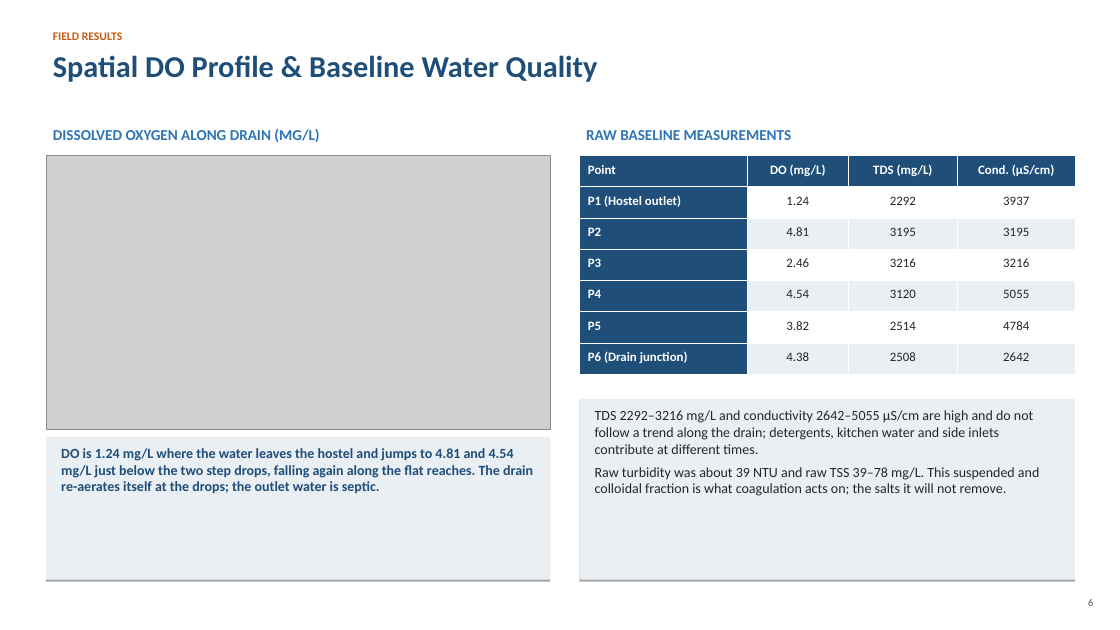
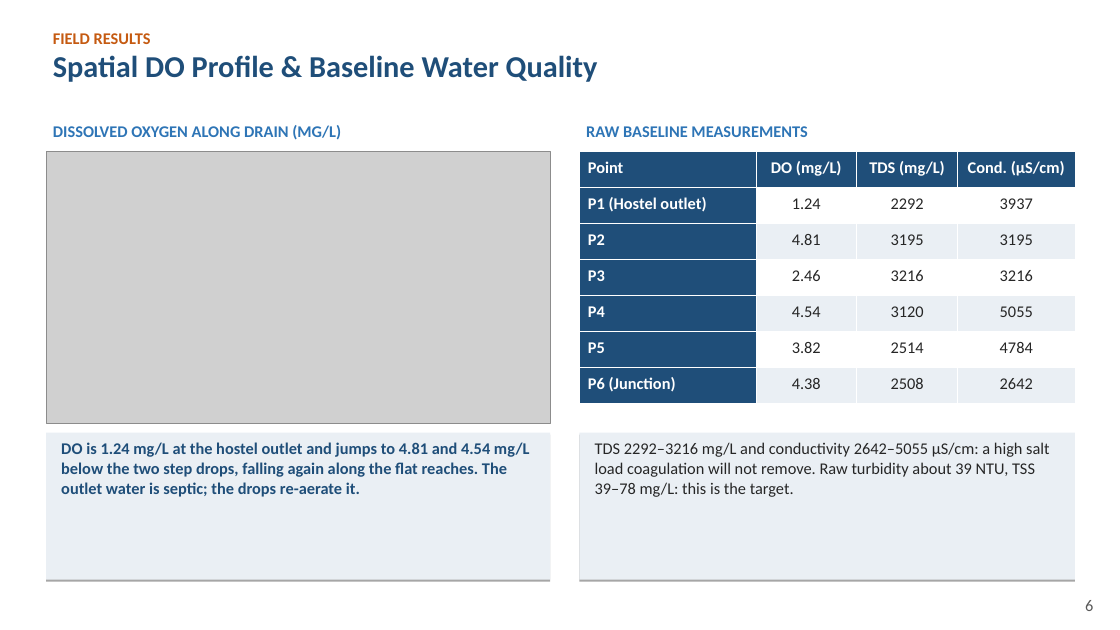
Before and after one commit to vinilverma27-hub/Clinch.ai, a slide deck: slide 6 of docs/btp-report/BTP_Final_Presentation_Kanishka_Saraf_2023CE11023.ppt. Drawn at 1120x630 pixels with LibreOffice and Linux fonts; fonts in the diff are those of the drawing; grey boxes stand for pictures. Boxes give left, top, right and bottom in pixels: in the first picture for what was removed or moved away, otherwise in the second. Text is boxed around its words. In the diff, an @@ line names an element or a change of style, - is before the commit and + after.

```diff
--- a/docs/btp-report/BTP_Final_Presentation_Kanishka_Saraf_2023CE11023.ppt
+++ b/docs/btp-report/BTP_Final_Presentation_Kanishka_Saraf_2023CE11023.ppt
@@ text "FIELD RESULTS" at <box>53,33,151,44</box>: size 10 to 14 pt @@
@@ text "DISSOLVED OXYGEN ALONG DRAIN (MG/L)" at <box>53,125,341,140</box>: size 13 to 14 pt @@
@@ text "RAW BASELINE MEASUREMENTS" at <box>586,126,807,137</box>: size 13 to 14 pt @@
@@ picture: place and size @@
-picture at <box>46,155,550,430</box>
+picture at <box>46,151,550,423</box>
@@ table at <box>579,151,1075,403</box> @@
-row 7, column 1: P6 (Drain junction)
+row 7, column 1: P6 (Junction)
@@ size 11 to 14 pt @@
@@ table: place and size @@
-table at <box>579,155,1075,374</box>
+table at <box>579,151,1075,403</box>
@@ rectangle: place and size @@
-rectangle at <box>46,437,550,579</box>
+rectangle at <box>46,432,550,579</box>
@@ text at <box>61,442,529,497</box>: text changed; size 12 to 14 pt @@
-DO is 1.24 mg/L where the water leaves the hostel and jumps to 4.81 and 4.54 mg/L just below the two step drops, falling again along the flat reaches. The drain re-aerates itself at the drops; the outlet water is septic.
+DO is 1.24 mg/L at the hostel outlet and jumps to 4.81 and 4.54 mg/L below the two step drops, falling again along the flat reaches. The outlet water is septic; the drops re-aerate it.
@@ rectangle: place and size @@
-rectangle at <box>579,399,1075,579</box>
+rectangle at <box>579,432,1075,579</box>
@@ text at <box>595,442,1049,497</box>: text changed; size 12 to 14 pt @@
-TDS 2292–3216 mg/L and conductivity 2642–5055 µS/cm are high and do not follow a trend along the drain; detergents, kitchen water and side inlets contribute at different times.
-Raw turbidity was about 39 NTU and raw TSS 39–78 mg/L. This suspended and colloidal fraction is what coagulation acts on; the salts it will not remove.
+TDS 2292–3216 mg/L and conductivity 2642–5055 µS/cm: a high salt load coagulation will not remove. Raw turbidity about 39 NTU, TSS 39–78 mg/L: this is the target.
@@ text "6" at <box>1085,600,1093,611</box>: size 9 to 14 pt @@
```
Also in this commit, not shown: 11 other slides changed, 2 other files.
